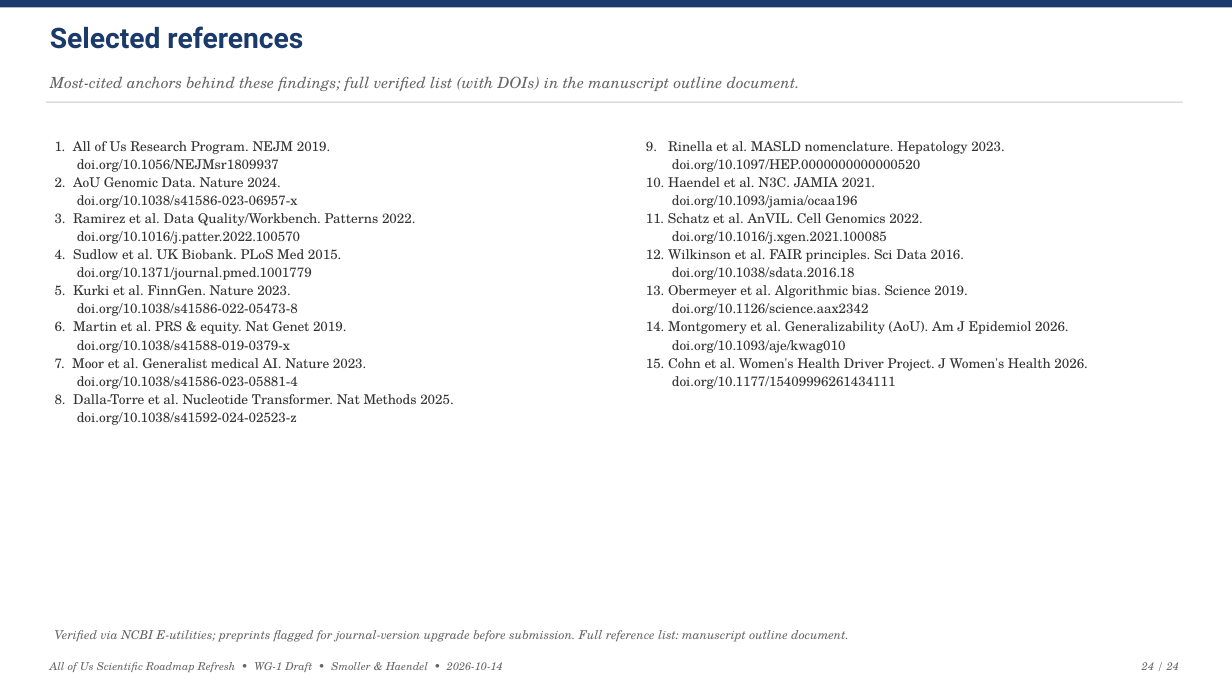
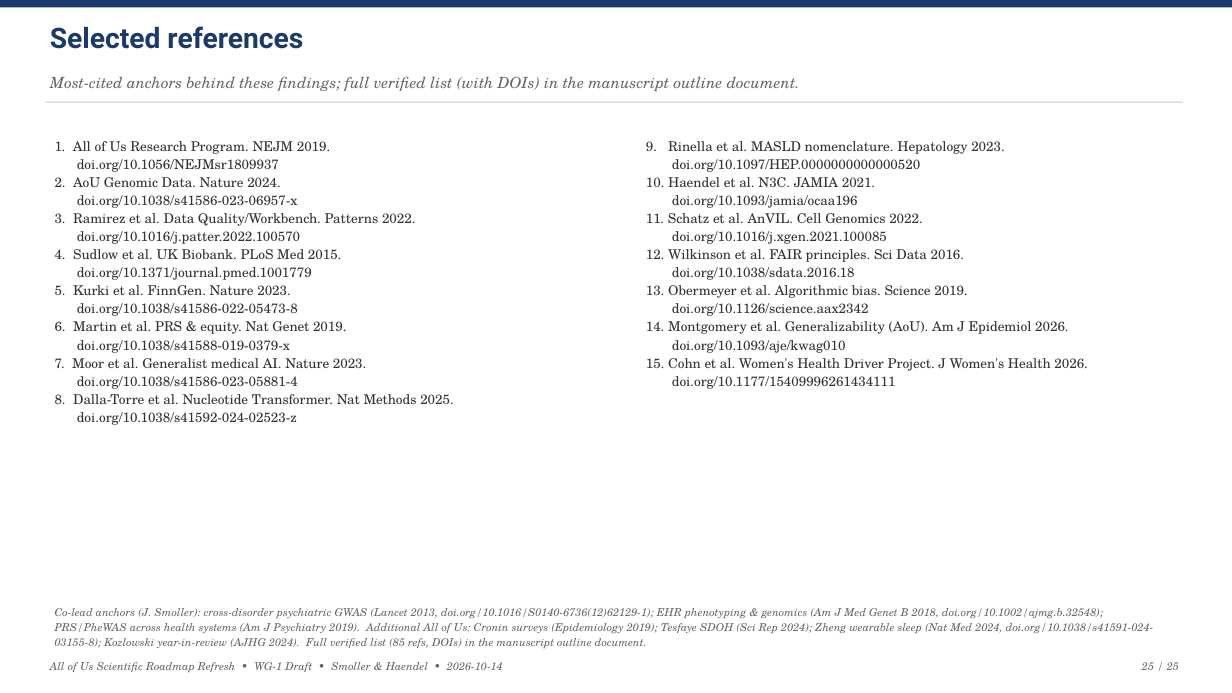
Before and after one commit to mellybelly/all-of-us, a slide deck: slide 25 of resources/deliverables/AoU_Roadmap_Refresh_Draft_Deck.pptx (slide 24 before the commit). Drawn at 1232x693 pixels with LibreOffice and Linux fonts; fonts in the diff are those of the drawing. Boxes give left, top, right and bottom in pixels: in the first picture for what was removed or moved away, otherwise in the second. Text is boxed around its words. In the diff, an @@ line names an element or a change of style, - is before the commit and + after.

```diff
--- a/resources/deliverables/AoU_Roadmap_Refresh_Draft_Deck.pptx
+++ b/resources/deliverables/AoU_Roadmap_Refresh_Draft_Deck.pptx
@@ text at (55,608,1154,648): text changed; size 9.5 to 8.5 pt @@
-Verified via NCBI E-utilities; preprints flagged for journal-version upgrade before submission. Full reference list: manuscript outline document.
+Co-lead anchors (J. Smoller): cross-disorder psychiatric GWAS (Lancet 2013, doi.org/10.1016/S0140-6736(12)62129-1); EHR phenotyping & genomics (Am J Med Genet B 2018, doi.org/10.1002/ajmg.b.32548); PRS/PheWAS across health systems (Am J Psychiatry 2019). Additional All of Us: Cronin surveys (Epidemiology 2019); Tesfaye SDOH (Sci Rep 2024); Zheng wearable sleep (Nat Med 2024, doi.org/10.1038/s41591-024-03155-8); Kozlowski year-in-review (AJHG 2024). Full verified list (85 refs, DOIs) in the manuscript outline document.
@@ text at (1142,662,1179,670): text changed @@
-24 / 24
+25 / 25
```
Also in this commit, not shown: 22 other slides changed, 1 slide added, 5 other files.
